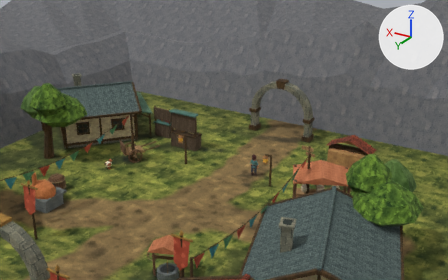
A saved change to the Blender file Blender/Bellwake/Bellmarket.blend.
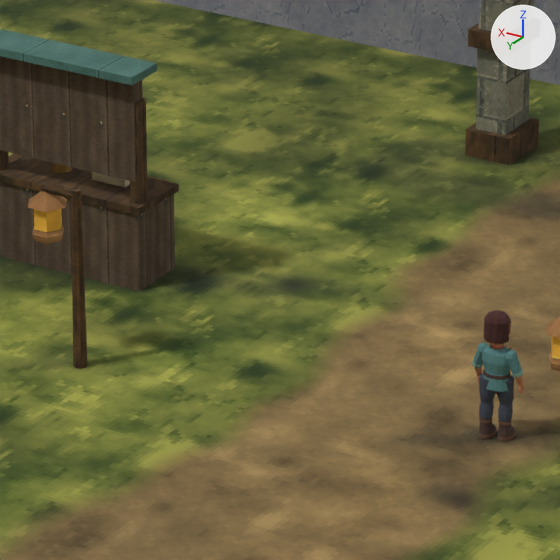
Old and new are each drawn from a 50 mm camera at (-23.36, 32.32, 22.66) aimed at (2.6, -10.95, 1.03) and again close up on the part from 39% to 59% of the width and 37% to 70% of the height. The axes (+X, +Y, +Z) are drawn at upper right. The lights are the same throughout. The older version's two pictures come first.

Script lines for the objects in view, before the commit:
```python
me_pilaster_001 = bpy.data.meshes.new('Pilaster.001')
me_pilaster_001.from_pydata(...)  # a box spanning x 2.5..3.02, y -17.39..-16.61, z 0.0..2.1
me_pilaster_001.materials.append(mat_masonry)  # picture img_masonry_png
me_purfled_packet_desk = bpy.data.meshes.new('Purfled packet desk')
me_purfled_packet_desk.from_pydata(...)  # a box spanning x 4.69..7.31, y -10.48..-9.52, z -0.03..1.25
me_purfled_packet_desk.materials.append(mat_tarredoak)  # picture img_tarredoak_png
me_tavi_cropped_auburn_bob = bpy.data.meshes.new('Tavi cropped auburn bob')
me_tavi_cropped_auburn_bob.from_pydata(...)  # 130 vertices, 105 faces; spans x -2.18..-1.82, y -8.149..-7.817, z 1.46..1.843
me_tavi_cropped_auburn_bob.materials.append(mat_taviatelier)  # picture img_taviatelier_png
ob_pilaster_001 = bpy.data.objects.new('Pilaster.001', me_pilaster_001)
ob_pilaster_001.location = (0.0, 0.0, 0.0)
ob_purfled_packet_desk = bpy.data.objects.new('Purfled packet desk', me_purfled_packet_desk)
ob_purfled_packet_desk.location = (0.0, 0.0, 0.0)
ob_tavi_cropped_auburn_bob = bpy.data.objects.new('Tavi cropped auburn bob', me_tavi_cropped_auburn_bob)
ob_tavi_cropped_auburn_bob.location = (0.0, 0.0, 0.0)
# also in view: 'Desk writing top' at (6.0, -10.0, 1.28); 'Lantern and eaves.001' at (4.48, -7.0, 2.19); 'Cut escarpment and distant ridgeline' at (0.0, 0.0, 9.04); 'Arch stone' at (2.71, -17.0, 2.53); 'Rain drip' at (6.0, -9.71, 3.31)
```
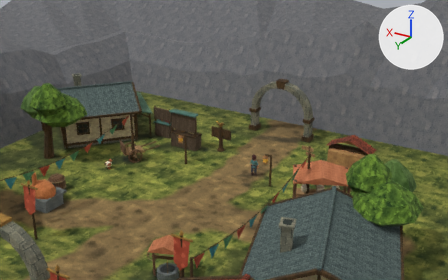
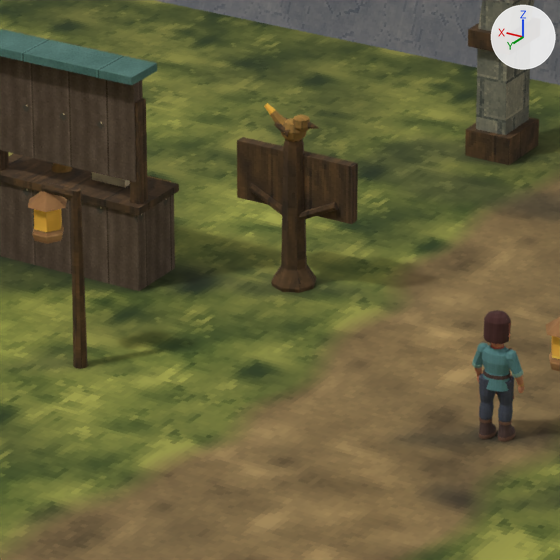
What differs and where, as boxes [x1, y1, x2, y2] in the close-ups (560 x 560 px):
'Carved destination board', added (brown): after [237, 137, 358, 224]
'Sawyer’s forked waypost', added (brown): after [271, 139, 317, 293]
'Rail cleat.001', added: after [247, 183, 282, 215]
'Rail cleat', added: after [299, 202, 339, 221]
'Waypost wren', added: after [281, 118, 306, 142]
'Wren crown', added: after [293, 115, 310, 133]
'Cleaved tail', added: after [270, 110, 287, 125]
'Carved wren wing.001', added: after [274, 122, 290, 137]
'Mended tail tip', added: after [264, 103, 275, 115]
'Bird bill', added: after [307, 122, 319, 129]

Diff of the bpy script that builds the scene:
```diff
--- a/Blender/Bellwake/Bellmarket.blend.py
+++ b/Blender/Bellwake/Bellmarket.blend.py
@@ ob_carved_wren_wing_001 @@
+ob_carved_wren_wing_001 = bpy.data.objects.new('Carved wren wing.001', me_carved_wren_wing_001)  # 14 vertices, 9 faces; spans x 2.852..3.149, y -10.825..-10.69, z 2.344..2.518; in mat_wood (picture img_wood_png)
+ob_carved_wren_wing_001.location = (0.0, 0.0, 0.0)
@@ ob_mended_tail_tip @@
+ob_mended_tail_tip = bpy.data.objects.new('Mended tail tip', me_mended_tail_tip)  # 14 vertices, 9 faces; spans x 3.203..3.382, y -10.948..-10.837, z 2.567..2.736; in mat_amber (picture img_amber_png)
+ob_mended_tail_tip.location = (0.0, 0.0, 0.0)
@@ ob_cleaved_tail @@
+ob_cleaved_tail = bpy.data.objects.new('Cleaved tail', me_cleaved_tail)  # 14 vertices, 9 faces; spans x 2.929..3.302, y -11.008..-10.801, z 2.311..2.666; in mat_brass (picture img_brass_png)
+ob_cleaved_tail.location = (0.0, 0.0, 0.0)
@@ ob_bird_bill @@
+ob_bird_bill = bpy.data.objects.new('Bird bill', me_bird_bill)  # 12 vertices, 8 faces; spans x 2.489..2.707, y -10.964..-10.836, z 2.485..2.595; in mat_wood (picture img_wood_png)
+ob_bird_bill.location = (0.0, 0.0, 0.0)
@@ ob_wren_crown @@
+ob_wren_crown = bpy.data.objects.new('Wren crown', me_wren_crown)  # 36 vertices, 29 faces; spans x 2.643..2.905, y -11.033..-10.767, z 2.43..2.65; in mat_brass (picture img_brass_png)
+ob_wren_crown.location = (0.0, 0.0, 0.0)
@@ ob_waypost_wren @@
+ob_waypost_wren = bpy.data.objects.new('Waypost wren', me_waypost_wren)  # 45 vertices, 38 faces; spans x 2.712..3.1, y -11.097..-10.703, z 2.23..2.56; in mat_brass (picture img_brass_png)
+ob_waypost_wren.location = (0.0, 0.0, 0.0)
@@ ob_rail_cleat_001 @@
+ob_rail_cleat_001 = bpy.data.objects.new('Rail cleat.001', me_rail_cleat_001)  # 14 vertices, 9 faces; spans x 2.872..3.656, y -10.945..-10.816, z 0.983..1.452; in mat_wood (picture img_wood_png)
+ob_rail_cleat_001.location = (0.0, 0.0, 0.0)
@@ ob_rail_cleat @@
+ob_rail_cleat = bpy.data.objects.new('Rail cleat', me_rail_cleat)  # 14 vertices, 9 faces; spans x 2.144..2.928, y -10.939..-10.81, z 0.983..1.452; in mat_wood (picture img_wood_png)
+ob_rail_cleat.location = (0.0, 0.0, 0.0)
@@ ob_carved_destination_board @@
+ob_carved_destination_board = bpy.data.objects.new('Carved destination board', me_carved_destination_board)  # a box spanning x 1.94..3.86, y -11.06..-10.9, z 1.16..2.04; in mat_wood (picture img_wood_png)
+ob_carved_destination_board.location = (0.0, 0.0, 0.0)
@@ ob_sawyer_s_forked_waypost @@
+ob_sawyer_s_forked_waypost = bpy.data.objects.new('Sawyer’s forked waypost', me_sawyer_s_forked_waypost)  # 40 vertices, 34 faces; spans x 2.56..3.24, y -11.24..-10.56, z -0.15..2.4; in mat_wood (picture img_wood_png)
+ob_sawyer_s_forked_waypost.location = (0.0, 0.0, 0.0)
```
